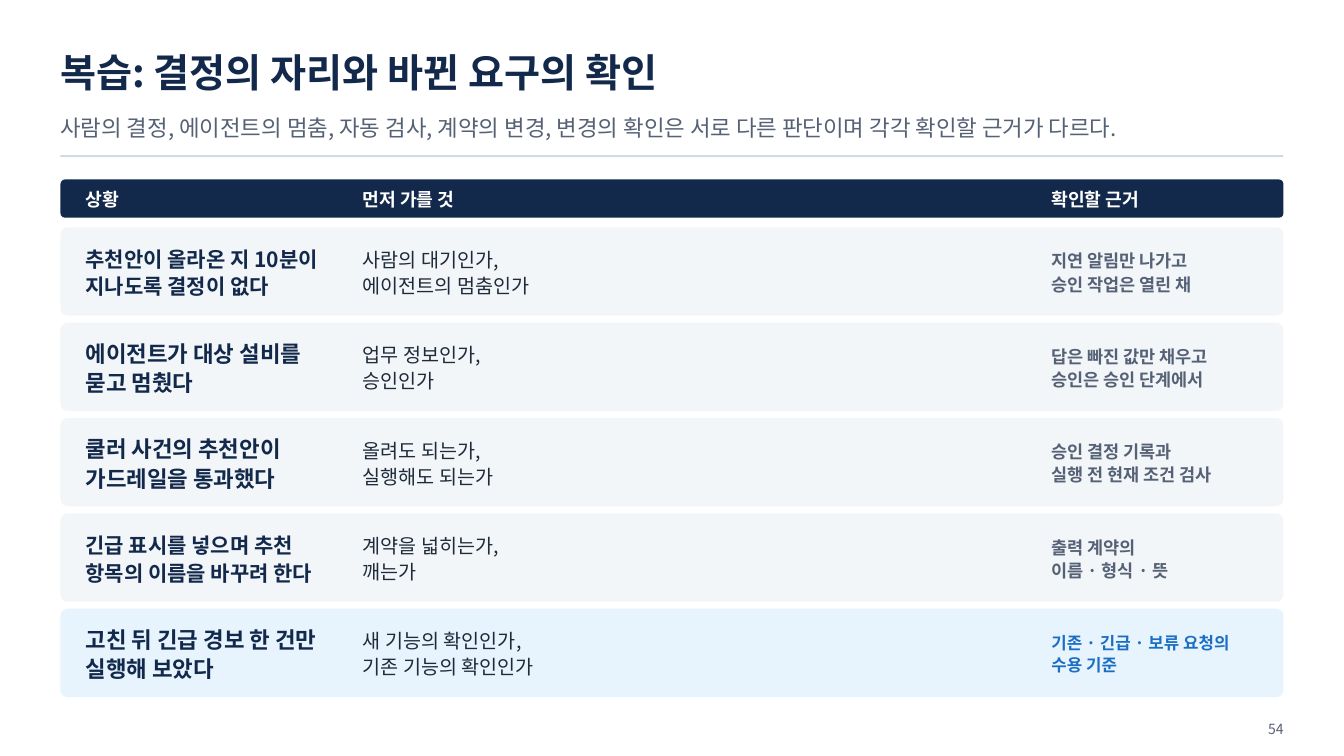
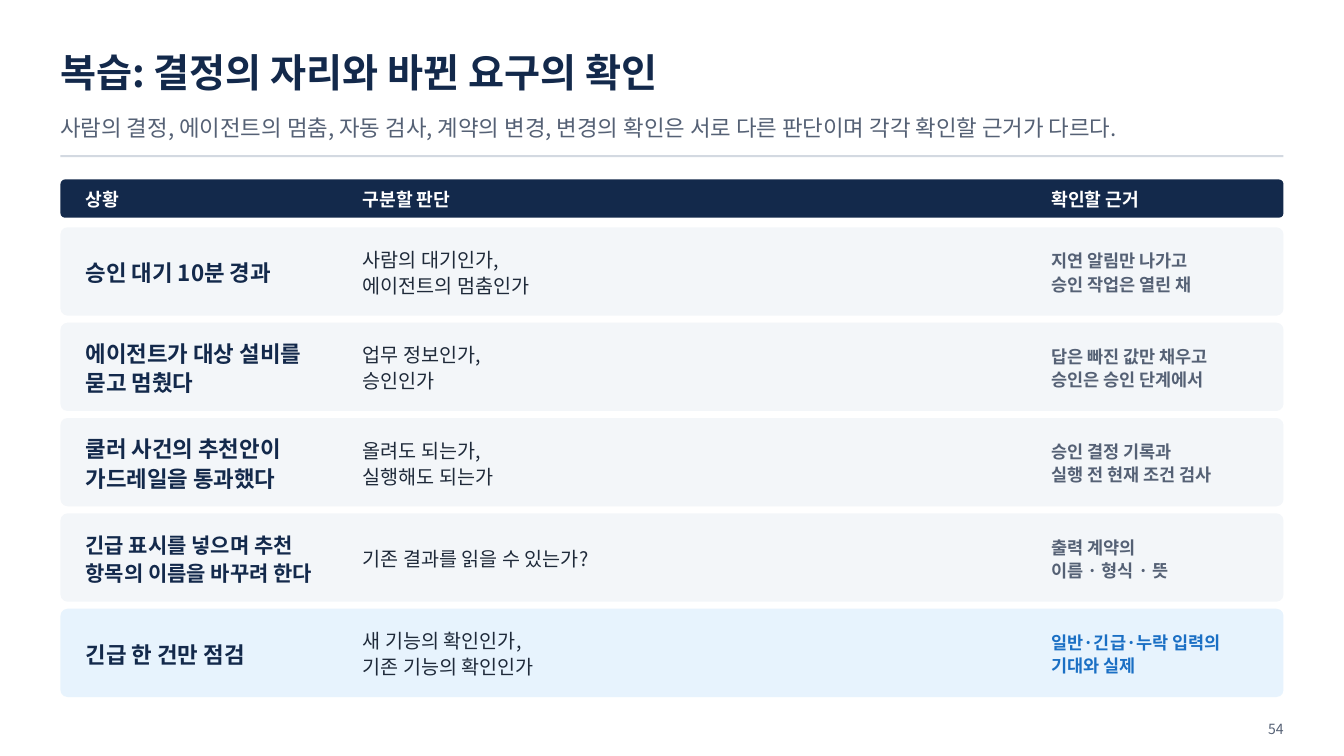
Before and after one commit to uengine-oss/hyd-iot-edu, a slide deck: slide 54 of workspace/강의제작/산출물/통합반/이론/07회차/통합반_07일차.pptx. Drawn at 1344x756 pixels with LibreOffice and Linux fonts; fonts in the diff are those of the drawing. Boxes give left, top, right and bottom in pixels: in the first picture for what was removed or moved away, otherwise in the second. Text is boxed around its words. In the diff, an @@ line names an element or a change of style, - is before the commit and + after.

Commit message:
통합반 7회차 54~55장 복습·용어와 20초 학습 대기를 낭독에 동기화

```diff
--- a/workspace/강의제작/산출물/통합반/이론/07회차/통합반_07일차.pptx
+++ b/workspace/강의제작/산출물/통합반/이론/07회차/통합반_07일차.pptx
@@ text at <box>363,190,450,208</box>: text changed @@
-먼저 가를 것
+구분할 판단
@@ text at <box>86,262,271,283</box>: text changed; size 15 to 16 pt @@
-추천안이 올라온 지 10분이 지나도록 결정이 없다
+승인 대기 10분 경과
@@ text at <box>363,549,589,568</box>: text changed @@
-계약을 넓히는가,
-깨는가
+기존 결과를 읽을 수 있는가?
@@ text at <box>86,644,244,665</box>: text changed @@
-고친 뒤 긴급 경보 한 건만 실행해 보았다
+긴급 한 건만 점검
@@ text at <box>1051,634,1221,674</box>: text changed; size 12 to 12.5 pt @@
-기존 · 긴급 · 보류 요청의
-수용 기준
+일반·긴급·누락 입력의
+기대와 실제
```
Also in this commit, not shown: 1 other slide changed, 20 other files.
